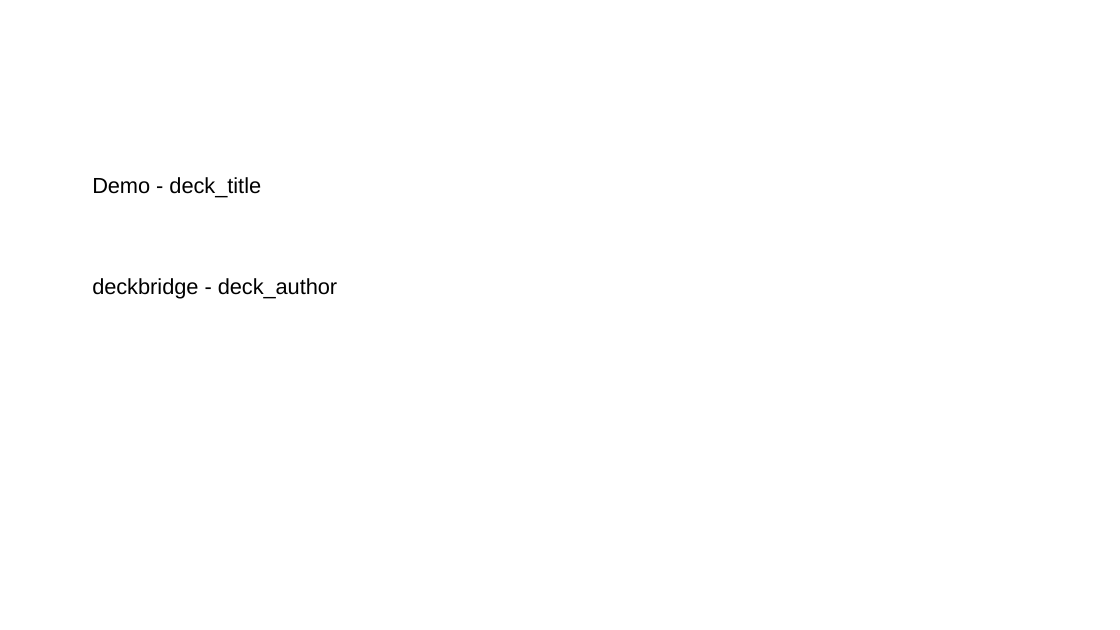
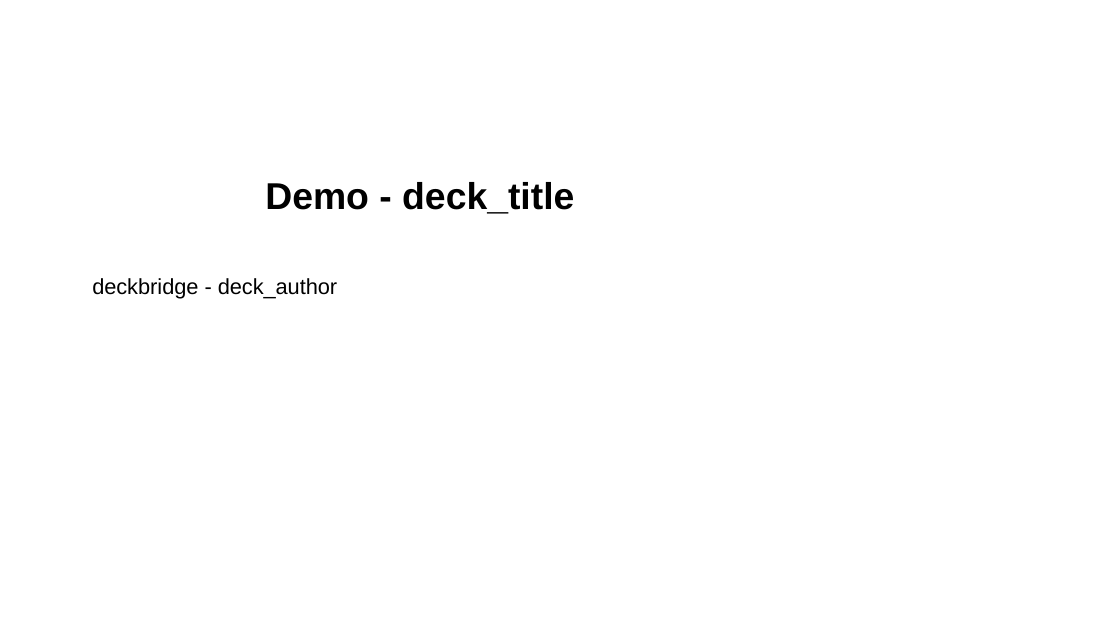
Before and after one commit to josephcobb111/deckbridge, a slide deck: slide 1 of notebooks/demo.pptx. Drawn at 1120x630 pixels with LibreOffice and Linux fonts; fonts in the diff are those of the drawing. Boxes give left, top, right and bottom in pixels: in the first picture for what was removed or moved away, otherwise in the second. Text is boxed around its words. In the diff, an @@ line names an element or a change of style, - is before the commit and + after.

```diff
--- a/notebooks/demo.pptx
+++ b/notebooks/demo.pptx
@@ text "Demo - deck_title" at [265, 182, 574, 214]: size 18.7 to 32 pt, bold on; alignment left to centre @@
```
Also in this commit, not shown: 2 other files.
